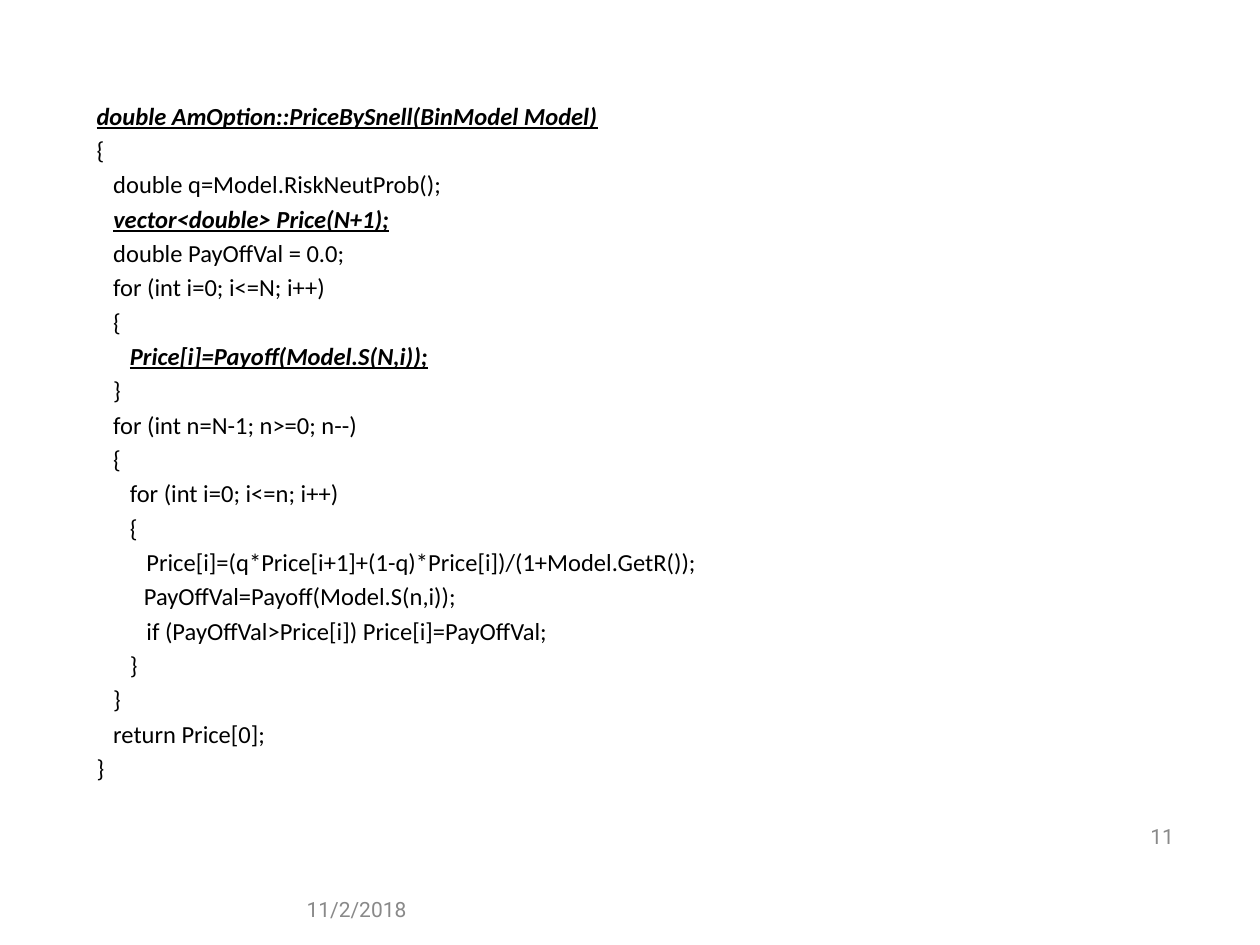
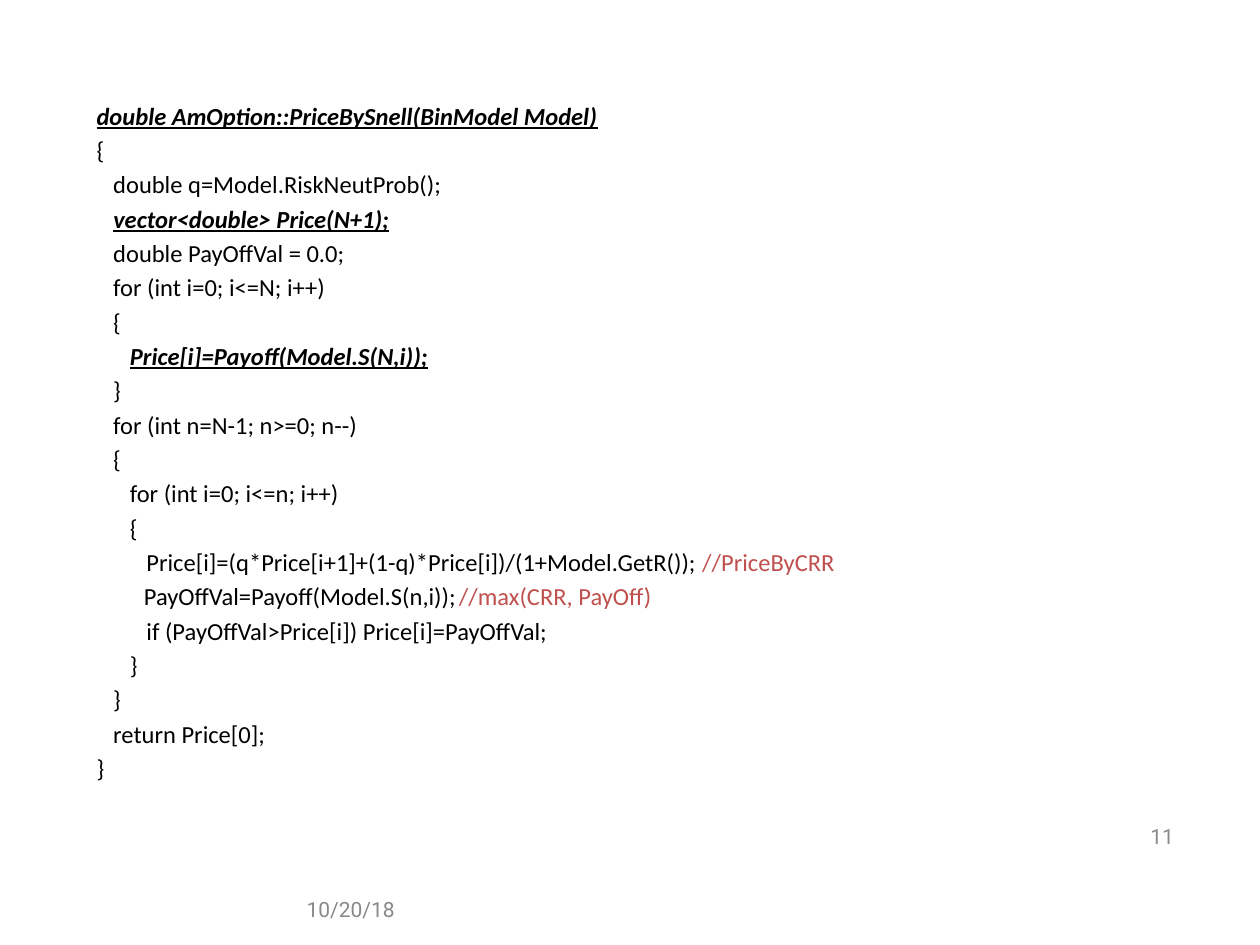
Before and after one commit to gabywang/FRE6883, a slide deck: slide 11 of Slides/Part 2-Financial Applications Using Data Structures, Templates and Design Patterns.pptx. Drawn at 1260x945 pixels with LibreOffice and Linux fonts; fonts in the diff are those of the drawing; background and template pictures are left out. Boxes give left, top, right and bottom in pixels: in the first picture for what was removed or moved away, otherwise in the second. Text is boxed around its words. In the diff, an @@ line names an element or a change of style, - is before the commit and + after.

```diff
--- a/Slides/Part 2-Financial Applications Using Data Structures, Templates and Design Patterns.pptx
+++ b/Slides/Part 2-Financial Applications Using Data Structures, Templates and Design Patterns.pptx
@@ text at (144, 553, 834, 609): text changed @@
-Price[i]=(q*Price[i+1]+(1-q)*Price[i])/(1+Model.GetR());
-PayOffVal=Payoff(Model.S(n,i));
+Price[i]=(q*Price[i+1]+(1-q)*Price[i])/(1+Model.GetR()); //PriceByCRR
+PayOffVal=Payoff(Model.S(n,i)); //max(CRR, PayOff)
@@ text at (307, 902, 395, 918): text changed @@
-11/2/2018
+10/20/18
```
Also in this commit, not shown: 57 other slides changed.
